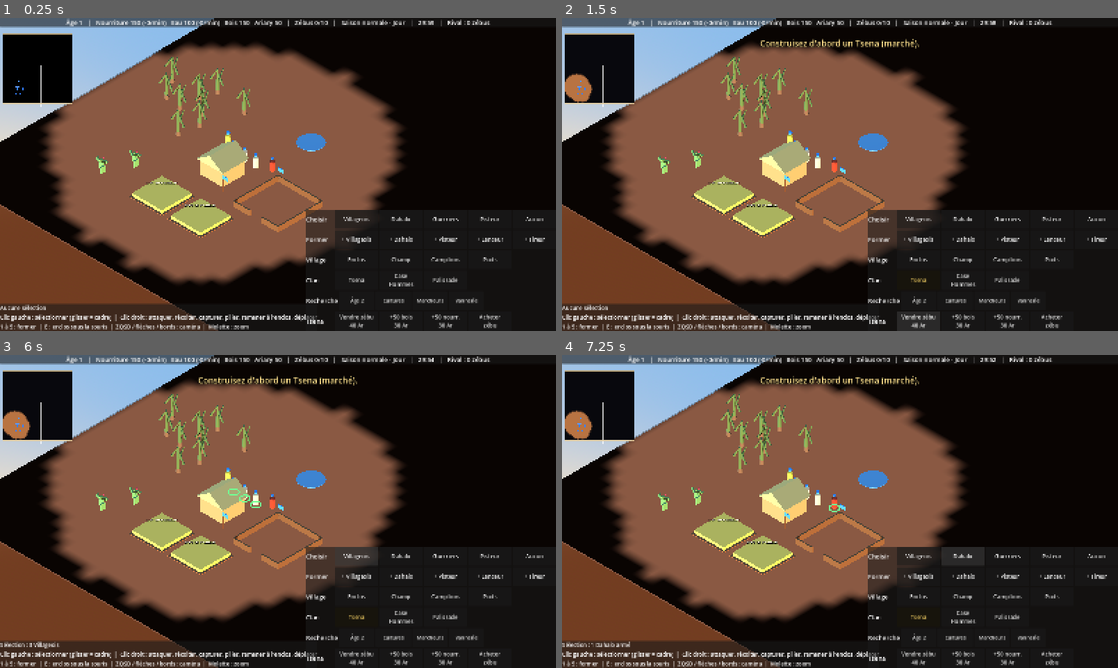
Above: before the commit, frames 1-4 (two rows, left to right).
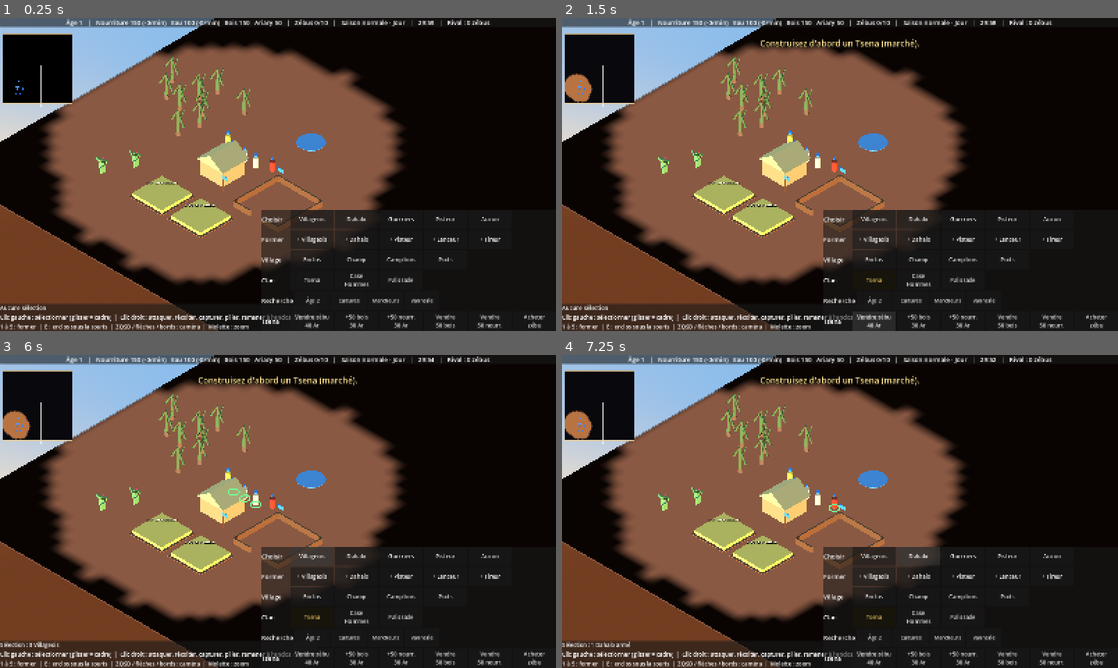
Above: after the commit, the same moments.

Repository: heishandria/dahalo
Game: Godot game, scene res://scenes/main.tscn
Same seed, same stepped clock (60 frames per second), same inputs: the game is played once before the commit and once after it.
Inputs (mouse positions are in pixels of both pictures, inside the frame that each line leads up to):
- Up to frame 1 (0.25 s): no input
- Up to frame 2 (1.5 s): click "Tsena" at 0.5 s; click "Vendre zébu 40 Ar" at 1.25 s
- Up to frame 3 (6 s): click "+50 bois 30 Ar" at 2 s; click "+50 nourr. 30 Ar" at 2.75 s; click "Acheter zébu" at 3.5 s; click (444, 658) at 4.25 s, where only the run after the commit has a clickable "Vendre 50 bois"; click (489, 658) at 5 s, where only the run after the commit has a clickable "Vendre 50 nourr."; click "Villageois" at 5.75 s
- Up to frame 4 (7.25 s): click "Dahalo" at 6.5 s

The runs differ from the first frame. In frame 1, 3.7% of the frame differs, in the area x 47-98%, y 61-100%; in frame 2, 4.0%; in frame 3, 3.5%; in frame 4, 3.7%.

Commit message:
Économie des zébus : migrations à l'aube, vente de surplus au Tsena, Pacte plafonné
- Nouveaux troupeaux sauvages à l'aube (+5, +10 après une sécheresse, plafond 30 sauvages)
- Tsena : vente de 50 bois ou 50 nourriture contre 15 Ar ; l'IA vend ses surplus avant ses zébus
- Coûts en Ariary revus (Âge 3, Pacte, Maîtres du Tsena, Tireur) ; Pacte limité à 12 naissances
- Test de fumée : rapport chiffré de la partie (zébus, âge et Ariary de l'IA) remonté par la CI
- Specs economie.md, ages.md, combat.md

Co-Authored-By: Claude Fable 5.2 <noreply@anthropic.com>
Claude-Session: https://claude.ai/code/session_01LBZFuQwBKtYsFencaWhgxN

Diff:
--- a/autoload/command_bus.gd
+++ b/autoload/command_bus.gd
@@ -15,7 +15,7 @@
 ##   former     : "batiment": id, "unite": "villageois" | "dahalo" | "pisteur"
 ##   construire : "type_batiment": "enclos" | "champ" | "camp_bois" | "puits" | "tsena", "position": Vector3
 ##   rechercher : "technologie": clé de GameRules.TECHNOLOGIES (dans le bâtiment adapté)
-##   commerce   : "action": "vendre_zebu" | "acheter_bois" | "acheter_nourriture" (nécessite un Tsena)
+##   commerce   : "action": "vendre_zebu" | "vendre_bois" | "vendre_nourriture" | "acheter_bois" | "acheter_nourriture" | "acheter_zebu" (nécessite un Tsena)
 
 var monde = null           # référence vers main.gd (création d'entités)
 var entites := {}          # id -> Node
--- a/autoload/resource_manager.gd
+++ b/autoload/resource_manager.gd
@@ -10,6 +10,7 @@
 var technologies := {}   # faction -> Array des technologies acquises
 var ages := {}           # faction -> 1, 2 ou 3
 var _chrono_reproduction := {}
+var naissances := {}     # faction -> veaux nés grâce au Pacte (plafonné)
 var partie_finie := false
 
 
@@ -26,6 +27,7 @@
 	for f in factions:
 		technologies[f] = []
 		ages[f] = 1
+		naissances[f] = 0
 		_chrono_reproduction[f] = 0.0
 		stocks[f] = GameRules.RESSOURCES_DEPART.duplicate()
 		zebus[f] = 0
@@ -199,9 +201,9 @@
 func _faire_naitre_veaux(f: int) -> void:
 	if CommandBus.monde == null:
 		return
-	var naissances := 0
+	var nes := 0
 	for e in get_tree().get_nodes_in_group("enclos"):
-		if e.faction != f or not a_place(f):
+		if e.faction != f or not a_place(f) or int(naissances.get(f, 0)) >= GameRules.PACTE_NAISSANCES_MAX:
 			continue
 		var presents := 0
 		for z in get_tree().get_nodes_in_group("zebus"):
@@ -210,9 +212,10 @@
 		if presents >= 2:
 			var veau = CommandBus.monde.creer_zebu(e.global_position, e.global_position)
 			veau.securiser(e)
-			naissances += 1
-	if naissances > 0 and f == GameRules.PLAYER:
-		EventBus.message.emit("%d veau(x) né(s) dans vos enclos !" % naissances)
+			nes += 1
+			naissances[f] = int(naissances.get(f, 0)) + 1
+	if nes > 0 and f == GameRules.PLAYER:
+		EventBus.message.emit("%d veau(x) né(s) dans vos enclos !" % nes)
 
 
 # --- Fin de partie ---
--- a/data/game_rules.gd
+++ b/data/game_rules.gd
@@ -28,6 +28,14 @@
 const DUREE_TRACES_S := 90.0
 const PORTEE_LECTURE_TRACES := 15.0    # distance à laquelle un Pisteur repère une trace
 const ECART_TRACES_M := 3.0
+
+# --- Troupeaux sauvages : arrivées au fil de la partie (spec : docs/specs/economie.md §9) ---
+const ZEBUS_SAUVAGES_DEPART := [8, 6, 6]   # centre + deux troupeaux à égale distance des bases
+const MIGRATION_NORMALE := 5               # à l'aube d'un jour normal
+const MIGRATION_PLUIES := 10               # à l'aube qui suit une sécheresse (retour des pluies)
+const ZEBUS_SAUVAGES_MAX := 30             # pas d'arrivée au-delà (évite d'encombrer la carte)
+# Points d'arrivée, tous à égale distance des deux bases (diagonale de la carte).
+const POINTS_MIGRATION := [Vector3(-48, 0, -48), Vector3(48, 0, 48), Vector3(-18, 0, -18), Vector3(18, 0, 18), Vector3(0, 0, 0)]
 
 # --- Ressources ---
 const RESSOURCES := ["nourriture", "eau", "bois", "ariary"]
@@ -91,7 +99,7 @@
 		"batiment": "case_centrale", "cout": {"nourriture": 250.0, "bois": 200.0, "ariary": 60.0}, "temps": 40.0,
 		"effet": "Débloque les technologies et le Tireur de l'Âge 2"},
 	"age_3": {"nom": "Âge 3 : Seigneurs des Zébus", "court": "Âge 3", "age": 2, "passage_age": 3,
-		"batiment": "case_centrale", "cout": {"nourriture": 400.0, "bois": 300.0, "ariary": 150.0}, "temps": 60.0,
+		"batiment": "case_centrale", "cout": {"nourriture": 400.0, "bois": 300.0, "ariary": 120.0}, "temps": 60.0,
 		"effet": "Débloque les technologies de l'Âge 3"},
 	# Âge 1 – Le Clan de la Brousse
 	"cultures_traditionnelles": {"nom": "Cultures traditionnelles", "court": "Cultures", "age": 1,
@@ -115,13 +123,13 @@
 		"effet": "Pénalité de sécheresse sur l'eau réduite de moitié"},
 	# Âge 3 – Les Seigneurs des Zébus
 	"pacte_eleveurs": {"nom": "Pacte des grands éleveurs", "court": "Pacte", "age": 3,
-		"batiment": "case_centrale", "cout": {"nourriture": 200.0, "ariary": 100.0}, "temps": 45.0,
-		"effet": "Naissance d'un veau par enclos bien tenu toutes les 90 s"},
+		"batiment": "case_centrale", "cout": {"nourriture": 200.0, "ariary": 120.0}, "temps": 45.0,
+		"effet": "Naissance d'un veau par enclos bien tenu toutes les 90 s (12 naissances au plus)"},
 	"raid_eclair": {"nom": "Raid éclair", "court": "Raid éclair", "age": 3,
 		"batiment": "case_hommes", "cout": {"nourriture": 150.0, "ariary": 80.0}, "temps": 40.0,
 		"effet": "Les Dahalo escortant un troupeau vont presque à pleine vitesse"},
 	"maitres_tsena": {"nom": "Maîtres du Tsena", "court": "Maîtres Tsena", "age": 3,
-		"batiment": "tsena", "cout": {"bois": 100.0, "ariary": 120.0}, "temps": 40.0,
+		"batiment": "tsena", "cout": {"bois": 100.0, "ariary": 80.0}, "temps": 40.0,
 		"effet": "Zébus vendus +25 %, achats −1/3, achat de zébus reproducteurs"},
 }
 const BONUS_SAGAIES_ACEREES := 1.3       # dégâts des armes « sagaie » et « sagaie_jet »
@@ -130,6 +138,7 @@
 const BONUS_VANNERIE := 1.5
 const MALUS_VITESSE_ESCORTE_RAID_ECLAIR := 0.85
 const REPRODUCTION_S := 90.0
+const PACTE_NAISSANCES_MAX := 12           # au-delà, il faut capturer, acheter ou voler
 const BONUS_VENTE_MAITRES := 1.25
 const REMISE_ACHAT_MAITRES := 2.0 / 3.0
 const PRIX_ZEBU_REPRODUCTEUR := 80.0
@@ -154,6 +163,11 @@
 const PRIX_ZEBU_SECHERESSE := 0.5      # tout le monde vend pendant la sécheresse : les prix chutent
 const DECOTE_ZEBU_VOLE := 0.4
 const DELAI_ZEBU_VOLE_S := 180.0
+# Vente de surplus (GDD §5 : le Tsena échange les surplus de bois et de nourriture)
+const VENTES := {
+	"bois": {"quantite": 50.0, "prix": 15.0},
+	"nourriture": {"quantite": 50.0, "prix": 15.0},
+}
 const ACHATS := {
 	"bois": {"quantite": 50.0, "prix": 30.0},
 	"nourriture": {"quantite": 50.0, "prix": 30.0},
@@ -185,6 +199,12 @@
 	return p
 
 
+static func prix_vente_surplus(faction: int, prix_de_base: float) -> float:
+	if ResourceManager.a_technologie(faction, "maitres_tsena"):
+		return roundf(prix_de_base * BONUS_VENTE_MAITRES)
+	return prix_de_base
+
+
 static func prix_achat(faction: int, prix_de_base: float) -> float:
 	if ResourceManager.a_technologie(faction, "maitres_tsena"):
 		return roundf(prix_de_base * REMISE_ACHAT_MAITRES)
--- a/data/units/tireur.tres
+++ b/data/units/tireur.tres
@@ -15,7 +15,7 @@
 degats = 30.0
 portee = 15.0
 cadence = 3.5
-cout = {"nourriture": 60.0, "bois": 20.0, "ariary": 60.0}
+cout = {"nourriture": 60.0, "bois": 20.0, "ariary": 45.0}
 temps_formation = 14.0
 requiert = "tsena"
 age_requis = 2
--- a/scenes/buildings/tsena.gd
+++ b/scenes/buildings/tsena.gd
@@ -1,5 +1,5 @@
 extends Batiment
-## Tsena : le marché du clan. Vente de zébus contre des Ariary, achat de bois et de nourriture.
+## Tsena : le marché du clan. Vente de zébus et de surplus contre des Ariary, achat de bois et de nourriture.
 ## Spec : docs/specs/economie.md (§ Tsena)
 
 
@@ -7,6 +7,10 @@
 	match action:
 		"vendre_zebu":
 			_vendre_zebu()
+		"vendre_bois":
+			_vendre_surplus("bois")
+		"vendre_nourriture":
+			_vendre_surplus("nourriture")
 		"acheter_bois":
 			_acheter("bois")
 		"acheter_nourriture":
@@ -35,6 +39,16 @@
 		_message("Zébu volé vendu au rabais : %d Ar. Les marchands se méfient." % int(prix))
 	else:
 		_message("Zébu vendu au Tsena : %d Ar." % int(prix))
+
+
+func _vendre_surplus(ressource: String) -> void:
+	var offre: Dictionary = GameRules.VENTES[ressource]
+	if not ResourceManager.payer(faction, {ressource: offre["quantite"]}):
+		_message("Pas assez de %s à vendre (%d)." % [ressource, int(offre["quantite"])])
+		return
+	var prix := GameRules.prix_vente_surplus(faction, float(offre["prix"]))
+	ResourceManager.ajouter(faction, "ariary", prix)
+	_message("Vendu : %d %s pour %d Ar." % [int(offre["quantite"]), ressource, int(prix)])
 
 
 func _acheter(ressource: String) -> void:
--- a/scenes/main.gd
+++ b/scenes/main.gd
@@ -27,6 +27,8 @@
 const BATIMENTS_OBSTACLES := ["case_centrale", "case_hommes", "camp_bois", "tsena", "puits", "enclos"]
 
 var _recuisson_demandee := false
+var _test_accelere := false
+var _prochain_rapport := 300.0
 
 # Nuit : clair de lune lisible (assez sombre pour sentir la nuit, assez clair pour jouer).
 const SOLEIL_NUIT := 0.45
@@ -52,8 +54,11 @@
 	# Test de fumée (CI) : `godot --headless -- --accelerer` joue une partie en accéléré.
 	if "--accelerer" in OS.get_cmdline_user_args():
 		Engine.time_scale = 8.0
+		_test_accelere = true
 		print("[test] partie accélérée x8")
+		EventBus.partie_terminee.connect(_fin_du_test)
 	EventBus.meteo_change.connect(_on_meteo)
+	EventBus.cycle_change.connect(_on_cycle)
 
 	# Navmesh cuit au lancement à partir du sol (obstacles ajoutés plus tard).
 	_generer_carte()
@@ -66,6 +71,9 @@
 
 
 func _process(_delta: float) -> void:
+	if _test_accelere and GameClock.temps_ecoule >= _prochain_rapport:
+		_prochain_rapport += 300.0
+		_rapport_test()
 	_maj_lumiere()
 
 
@@ -264,9 +272,10 @@
 		_baobab(p)
 
 	# Troupeaux sauvages, à égale distance des deux bases.
-	_troupeau(Vector3.ZERO, 8)
-	_troupeau(Vector3(-30.0, 0.0, -30.0), 6)
-	_troupeau(Vector3(30.0, 0.0, 30.0), 6)
+	var depart: Array = GameRules.ZEBUS_SAUVAGES_DEPART
+	_troupeau(Vector3.ZERO, depart[0])
+	_troupeau(Vector3(-30.0, 0.0, -30.0), depart[1])
+	_troupeau(Vector3(30.0, 0.0, 30.0), depart[2])
 
 
 func creer_champ_mur(faction: int, pos: Vector3) -> Node3D:
@@ -324,6 +333,54 @@
 	entites.add_child(arbre)
 
 
+# --- Migration : de nouveaux troupeaux sauvages arrivent à l'aube ---
+
+func _on_cycle(est_nuit: bool) -> void:
+	if est_nuit:
+		return
+	var periode := GameRules.CYCLES_ENTRE_SECHERESSES + GameRules.DUREE_SECHERESSE_CYCLES
+	var jour := int(floor(GameClock.temps_ecoule / GameRules.DUREE_JOUR_S))
+	if jour <= 0 or jour % periode >= GameRules.CYCLES_ENTRE_SECHERESSES:
+		return  # pas d'arrivée le premier matin ni à l'aube d'une sécheresse
+	var apres_secheresse := (jour - 1) % periode >= GameRules.CYCLES_ENTRE_SECHERESSES
+	var nombre := GameRules.MIGRATION_PLUIES if apres_secheresse else GameRules.MIGRATION_NORMALE
+	var sauvages := 0
+	for z in get_tree().get_nodes_in_group("zebus"):
+		if z.etat == Zebu.Etat.SAUVAGE:
+			sauvages += 1
+	nombre = mini(nombre, GameRules.ZEBUS_SAUVAGES_MAX - sauvages)
+	if nombre <= 0:
+		return
+	var points: Array = GameRules.POINTS_MIGRATION
+	_troupeau(points[randi() % points.size()], nombre)
+	# Le lieu n'est pas révélé : c'est le travail des Pisteurs.
+	if apres_secheresse:
+		EventBus.message.emit("Les pluies ramènent un grand troupeau sauvage dans la brousse. Envoyez vos Pisteurs !")
+	else:
+		EventBus.message.emit("Un troupeau sauvage a été aperçu dans la brousse.")
+
+
+# --- Test de fumée : rapports chiffrés lus par la CI ---
+
+func _rapport_test() -> void:
+	var sauvages := 0
+	for z in get_tree().get_nodes_in_group("zebus"):
+		if z.etat == Zebu.Etat.SAUVAGE:
+			sauvages += 1
+	var ia := GameRules.AI
+	print("[test] t=%d min | zebus joueur=%d IA=%d sauvages=%d | IA : age=%d, Ar=%d, unites=%d, batiments=%d" % [
+		int(GameClock.temps_ecoule / 60.0), ResourceManager.nb_zebus(GameRules.PLAYER), ResourceManager.nb_zebus(ia),
+		sauvages, ResourceManager.age(ia), int(ResourceManager.quantite(ia, "ariary")),
+		get_tree().get_nodes_in_group("unites_%d" % ia).size(),
+		get_tree().get_nodes_in_group("batiments_%d" % ia).size()])
+
+
+func _fin_du_test(gagnant: int) -> void:
+	_rapport_test()
+	print("[test] fin de partie, gagnant=%d" % gagnant)
+	get_tree().quit()
+
+
 func _troupeau(centre: Vector3, nombre: int) -> void:
 	for i in nombre:
 		creer_zebu(centre + Vector3(randf_range(-4.0, 4.0), 0.0, randf_range(-4.0, 4.0)), centre)
--- a/systems/ai_controller.gd
+++ b/systems/ai_controller.gd
@@ -197,7 +197,14 @@
 			_cmd({"type": "construire", "type_batiment": "tsena", "position": case.global_position + Vector3(-12, 0, 0)})
 		return
 	var besoin := _ariary_manquants()
-	if besoin > 0.0 and ResourceManager.nb_zebus(faction) >= 6 and not GameClock.secheresse:
+	if besoin <= 0.0:
+		return
+	# D'abord les surplus ; les zébus seulement en dernier recours.
+	if ResourceManager.quantite(faction, "bois") > 350.0:
+		_cmd({"type": "commerce", "action": "vendre_bois"})
+	elif ResourceManager.quantite(faction, "nourriture") > 400.0:
+		_cmd({"type": "commerce", "action": "vendre_nourriture"})
+	elif ResourceManager.nb_zebus(faction) >= 6 and not GameClock.secheresse:
 		_cmd({"type": "commerce", "action": "vendre_zebu"})
 
 
--- a/ui/hud.gd
+++ b/ui/hud.gd
@@ -211,6 +211,8 @@
 		["Vendre zébu", selection_mgr.commercer.bind("vendre_zebu")],
 		["+50 bois\n30 Ar", selection_mgr.commercer.bind("acheter_bois")],
 		["+50 nourr.\n30 Ar", selection_mgr.commercer.bind("acheter_nourriture")],
+		["Vendre\n50 bois", selection_mgr.commercer.bind("vendre_bois")],
+		["Vendre\n50 nourr.", selection_mgr.commercer.bind("vendre_nourriture")],
 		["Acheter\nzébu", selection_mgr.commercer.bind("acheter_zebu")],
 	])
 	lignes.add_child(ligne_tsena)
Not shown, changed: docs/specs/ages.md
Not shown, changed: docs/specs/combat.md
Not shown, changed: docs/specs/economie.md
